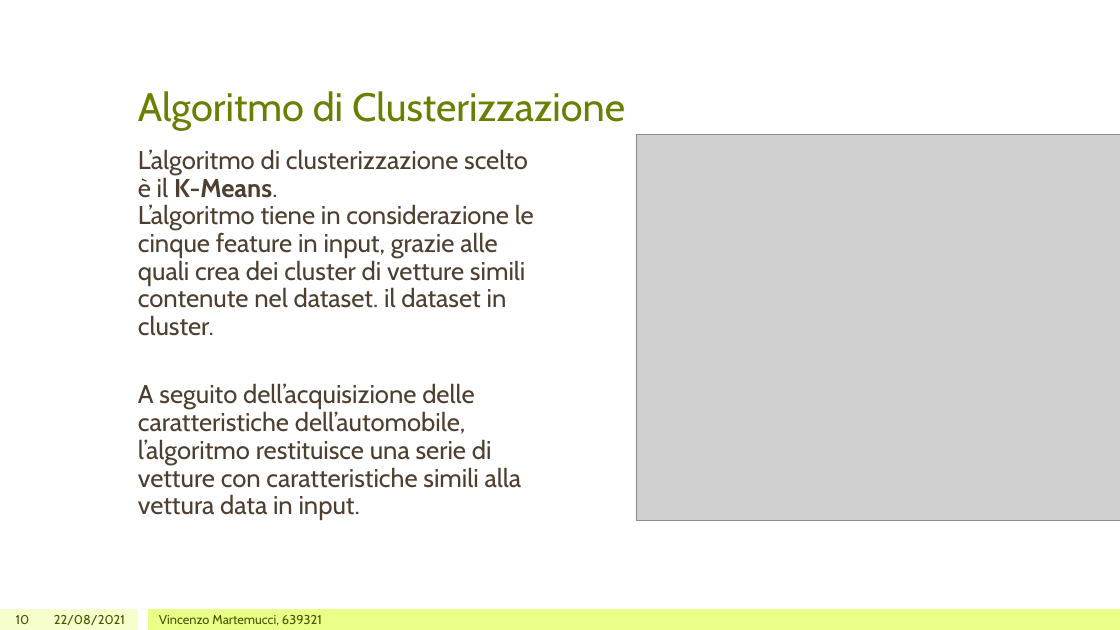
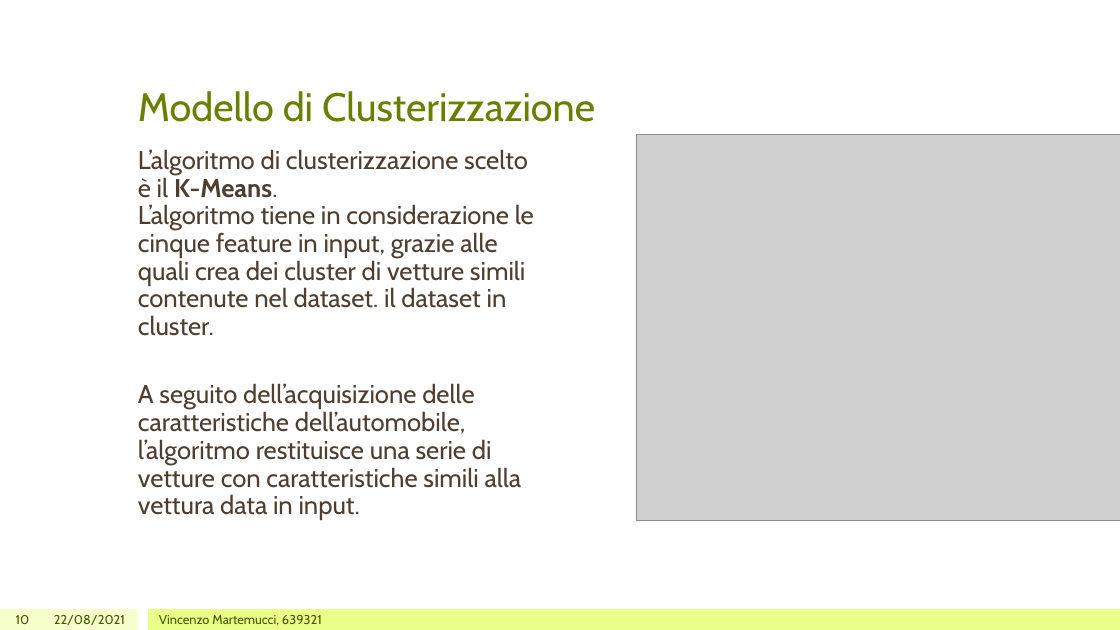
Before and after one commit to raimondoDiSangro/co2_car_emissions_ICON, a slide deck: slide 10 of Presentazione Progetto.pptx. Drawn at 1120x630 pixels with LibreOffice and Linux fonts; fonts in the diff are those of the drawing; grey boxes stand for pictures. Boxes give left, top, right and bottom in pixels: in the first picture for what was removed or moved away, otherwise in the second. Text is boxed around its words. In the diff, an @@ line names an element or a change of style, - is before the commit and + after.

```diff
--- a/Presentazione Progetto.pptx
+++ b/Presentazione Progetto.pptx
@@ title at [138, 91, 595, 122]: text changed @@
-Algoritmo di Clusterizzazione
+Modello di Clusterizzazione
```
Also in this commit, not shown: 2 other slides changed, 8 other files.
